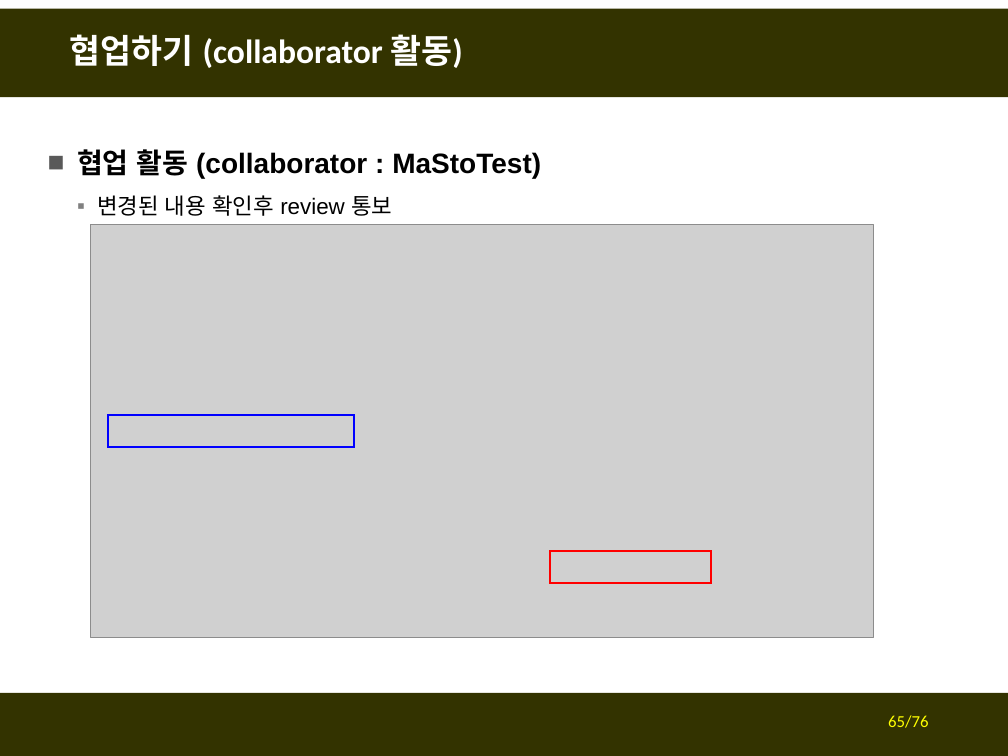
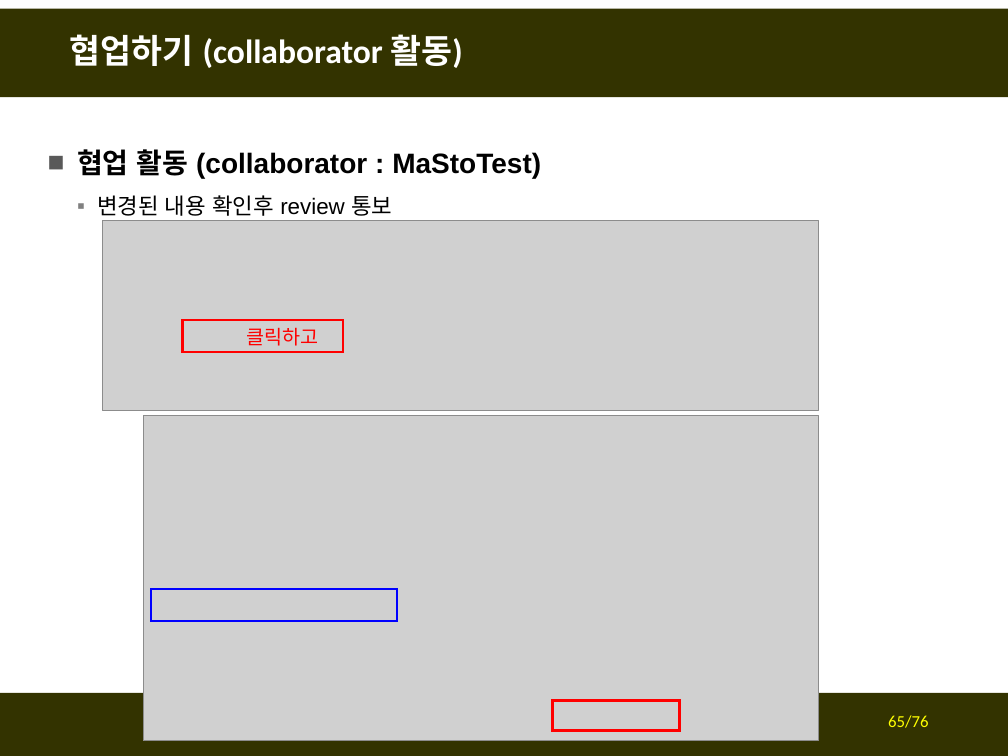
Before and after one commit to fasthill/github-lecture, a slide deck: slide 65 of git및github첫걸음4-협업하기.pptx. Drawn at 1008x756 pixels with LibreOffice and Linux fonts; fonts in the diff are those of the drawing; grey boxes stand for pictures. Boxes give left, top, right and bottom in pixels: in the first picture for what was removed or moved away, otherwise in the second. Text is boxed around its words. In the diff, an @@ line names an element or a change of style, - is before the commit and + after.

```diff
--- a/git및github첫걸음4-협업하기.pptx
+++ b/git및github첫걸음4-협업하기.pptx
@@ picture removed at bbox=[91, 225, 874, 637] @@
@@ picture added at bbox=[102, 221, 817, 411] @@
@@ rectangle: place and size @@
-rectangle at bbox=[550, 551, 712, 584]
+rectangle at bbox=[182, 321, 344, 353]
@@ text added at bbox=[247, 327, 319, 346], 14 pt, text #FF0000 @@
+클릭하고
@@ picture added at bbox=[143, 415, 818, 741] @@
@@ rectangle: place and size @@
-rectangle at bbox=[108, 415, 354, 448]
+rectangle at bbox=[151, 590, 397, 622]
@@ rectangle added at bbox=[552, 701, 679, 730], outline #FF0000 2.25 pt @@
```
Also in this commit, not shown: 26 other slides changed, 1 slide added, 2 slides removed.
